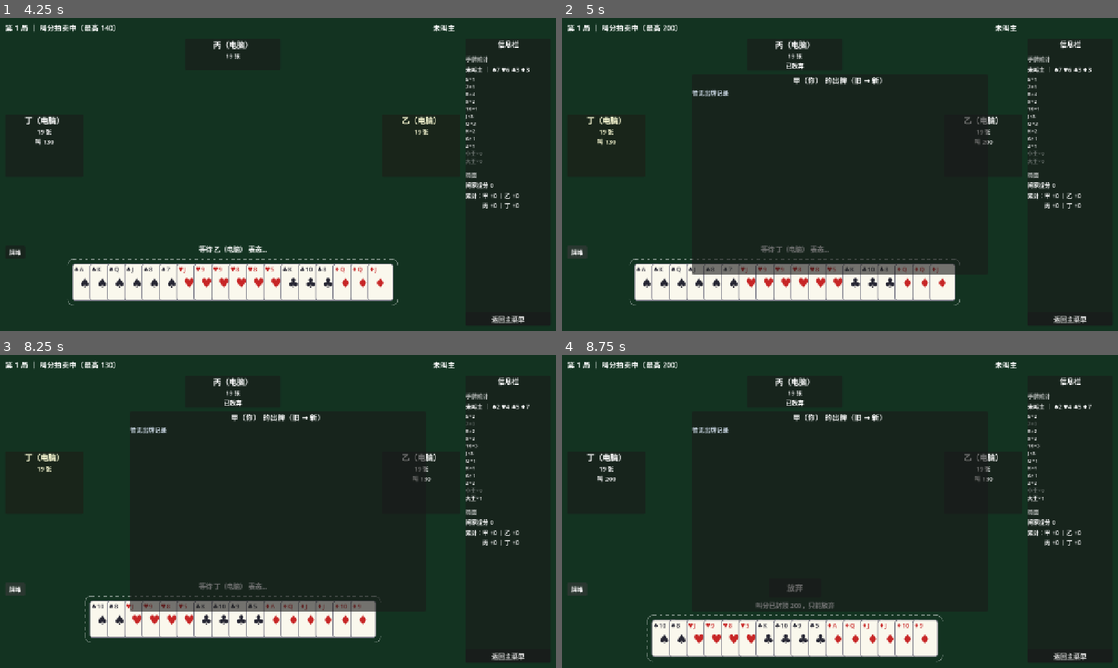
Above: before the commit, frames 1-4 (two rows, left to right).
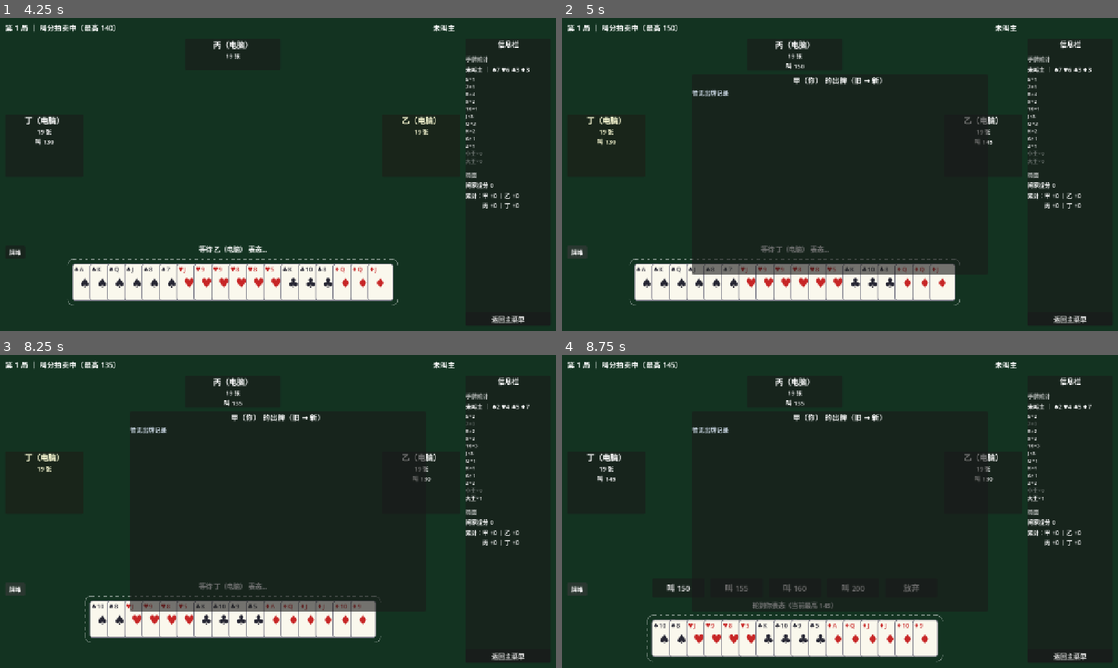
Above: after the commit, the same moments.

Repository: longy1/three-beat-one
Game: Godot game, scene res://scenes/main_menu.tscn
Two runs of this game, one before a commit and one after it. Both use one fixed random seed, a clock stepped at 60 frames per second and the inputs below.
Inputs:
- Up to frame 1 (4.25 s): click "开始对局" at 0.5 s; click "叫 135" at 1.25 s; click "返回主菜单" at 2 s; click "开始对局" at 2.75 s; click "叫 140" at 3.5 s
- Up to frame 2 (5 s): click "牌堆" at 4.25 s
- Up to frame 3 (8.25 s): click "返回主菜单" at 5 s; click "规则引擎自检" at 5.75 s; click "规则引擎自检" at 6.5 s; click "开始对局" at 7.25 s; click "牌堆" at 8 s
- Up to frame 4 (8.75 s): no input

Frame 1 is identical in both runs. In frame 2, less than 0.1% of the frame differs, in the area x 18-78%, y 2-41%; in frame 3, less than 0.1%; in frame 4, 0.5%, in the area x 7-65%, y 2-82%.

Commit message:
ai: 叫分改为概率衰减分布——大概率最小加叫(+5)，分差越大概率越小
- 不再按牌力一步叫到高档位；候选 +5→封顶，权重 = decay^分差格数
- 手牌强度仅调节衰减速度（30→0.45，80→0.70）与意愿上限
- 超意愿上限：大概率放弃，6% 概率小幅咋呼（≤+15 内跟一手）
- 测试：400 次分布断言（+5 > +10 > +160，200 最稀；超上限 ≥85% 放弃）

Diff:
--- a/core/ai_policy.gd
+++ b/core/ai_policy.gd
@@ -14,6 +14,13 @@
 
 
 const BID_PASS := GameEngine.BID_PASS
+
+## AI 共享随机源（叫分咋呼等）；_static_init 中随机化
+static var rng := RandomNumberGenerator.new()
+
+
+static func _static_init() -> void:
+	rng.randomize()
 
 
 ## ============================= 叫分 =============================
@@ -51,25 +58,62 @@
 	return score
 
 
-## 返回意向叫分或 BID_PASS（低于当前最高时放弃；抓牌庄家 130 底叫由引擎托管）
+## 返回意向叫分或 BID_PASS。
+## 策略：大概率只做最小加叫（+5）；叫更高分的概率随分差指数衰减
+## （从 +5 到封顶，分越大概率越小）；手牌强度仅调节衰减速度（强牌更敢叫）
+## 与意愿上限。超过意愿上限时大概率放弃，仅小概率小幅咋呼跟一手。
 static func choose_bid(hand: Array, highest_bid: int) -> int:
 	var strength := hand_strength(hand)
-	var want := 0
+	if strength < 30 or highest_bid >= GameEngine.BID_CAP:
+		return BID_PASS
+	# 意愿上限：强度越高越高
+	var want_cap := 130
 	if strength >= 75:
-		want = 200
+		want_cap = 200
 	elif strength >= 62:
-		want = 180
+		want_cap = 185
 	elif strength >= 52:
-		want = 160
+		want_cap = 165
 	elif strength >= 44:
-		want = 145
+		want_cap = 150
 	elif strength >= 36:
-		want = 130
-	else:
+		want_cap = 135
+	# 已超过意愿上限：大概率放弃，小概率小幅咋呼
+	if highest_bid >= want_cap:
+		if highest_bid + 5 <= GameEngine.BID_CAP \
+				and highest_bid - want_cap <= 15 \
+				and rng.randf() < 0.06:
+			return highest_bid + 5
 		return BID_PASS
-	if want <= highest_bid:
-		return BID_PASS
-	return want
+	# 候选从 +5 到封顶：权重 = decay^分差格数；越过意愿上限的咋呼候选再压低 10 倍
+	var decay := 0.30 + 0.005 * minf(strength, 80.0)  # strength 30→0.45，80→0.70
+	var candidates: Array = []
+	var weights: Array = []
+	var v: int = highest_bid + 5
+	var k := 0
+	while v <= GameEngine.BID_CAP:
+		var w: float = pow(decay, k)
+		if v > want_cap:
+			w *= 0.10
+		candidates.append(v)
+		weights.append(w)
+		v += 5
+		k += 1
+	return _weighted_pick(candidates, weights)
+
+
+## 按权重随机抽取候选
+static func _weighted_pick(candidates: Array, weights: Array) -> int:
+	var total := 0.0
+	for w in weights:
+		total += w
+	var roll := rng.randf() * total
+	var acc := 0.0
+	for i in candidates.size():
+		acc += weights[i]
+		if roll <= acc:
+			return candidates[i]
+	return candidates[candidates.size() - 1]
 
 
 ## ============================= 叫主 =============================
--- a/tests/test_ai_policy.gd
+++ b/tests/test_ai_policy.gd
@@ -12,29 +12,50 @@
 ## ============================= 单项策略 =============================
 
 func test_choose_bid_levels(test) -> void:
-	# 强牌（四王 + 多 2 + A 对）→ 叫满 200
+	AiPolicy.rng.seed = 2026
+	# 强牌（四王 + 多 2 + A 对）
 	var strong: Array = [
 		C(Card.Suit.JOKER, Card.RANK_BIG_JOKER, 0), C(Card.Suit.JOKER, Card.RANK_BIG_JOKER, 1),
 		C(Card.Suit.JOKER, Card.RANK_SMALL_JOKER, 0), C(Card.Suit.JOKER, Card.RANK_SMALL_JOKER, 1),
 		C(Card.Suit.SPADE, Card.RANK_2, 0), C(Card.Suit.SPADE, Card.RANK_2, 1),
 		C(Card.Suit.HEART, Card.RANK_A, 0), C(Card.Suit.HEART, Card.RANK_A, 1),
 		C(Card.Suit.CLUB, Card.RANK_K, 0), C(Card.Suit.CLUB, Card.RANK_K, 1)]
-	test.eq(AiPolicy.choose_bid(strong, 130), 200, "强牌叫 200")
-	# 弱牌 → 放弃
+	# 弱牌（无大牌无对子）→ 完全不参与
 	var weak: Array = [
 		C(Card.Suit.CLUB, Card.RANK_5, 0), C(Card.Suit.CLUB, Card.RANK_7, 0),
 		C(Card.Suit.DIAMOND, Card.RANK_8, 0), C(Card.Suit.DIAMOND, Card.RANK_9, 0),
 		C(Card.Suit.HEART, Card.RANK_7, 0), C(Card.Suit.HEART, Card.RANK_8, 0),
 		C(Card.Suit.SPADE, Card.RANK_5, 0), C(Card.Suit.SPADE, Card.RANK_7, 0)]
 	test.eq(AiPolicy.choose_bid(weak, 130), GameEngine.BID_PASS, "弱牌放弃")
-	# 中等牌意向 145，但当前最高 160 → 放弃
+	# 中等牌（大王 + A 对 + K 对）
 	var medium: Array = [
 		C(Card.Suit.JOKER, Card.RANK_BIG_JOKER, 0), C(Card.Suit.SPADE, Card.RANK_A, 0),
 		C(Card.Suit.SPADE, Card.RANK_A, 1), C(Card.Suit.HEART, Card.RANK_K, 0), C(Card.Suit.HEART, Card.RANK_K, 1),
 		C(Card.Suit.CLUB, Card.RANK_Q, 0), C(Card.Suit.DIAMOND, Card.RANK_2, 0),
 		C(Card.Suit.SPADE, Card.RANK_7, 0), C(Card.Suit.SPADE, Card.RANK_8, 0)]
-	test.eq(AiPolicy.choose_bid(medium, 160), GameEngine.BID_PASS, "低于当前最高放弃")
-	test.check(AiPolicy.choose_bid(medium, 130) > 130, "可加叫则加叫")
+
+	# 强牌 ×400 次：从不放弃、值域合法、大概率只 +5、概率随分差单调递减
+	var counts := {}
+	var pass_count := 0
+	var runs := 400
+	for i in runs:
+		var v: int = AiPolicy.choose_bid(strong, 130)
+		if v == GameEngine.BID_PASS:
+			pass_count += 1
+			continue
+		counts[v] = int(counts.get(v, 0)) + 1
+		test.check(v > 130 and v <= 200 and v % 5 == 0, "强牌叫分合法 %d" % v)
+	test.eq(pass_count, 0, "强牌（最高 130 低于意愿上限）从不放弃")
+	test.check(int(counts.get(135, 0)) > int(counts.get(140, 0)), "+5 概率大于 +10（大概率只加 5）")
+	test.check(int(counts.get(140, 0)) > int(counts.get(160, 0)), "分差越大概率越小")
+	test.check(int(counts.get(200, 0)) < int(counts.get(135, 0)), "顶格 200 概率最小")
+	# 中等牌：恰好只差一档（160→165）时加一档；已超意愿上限时大概率放弃
+	test.eq(AiPolicy.choose_bid(medium, 160), 165, "只差一档时加一档")
+	var medium_pass := 0
+	for i in runs:
+		if AiPolicy.choose_bid(medium, 170) == GameEngine.BID_PASS:
+			medium_pass += 1
+	test.check(medium_pass > runs * 85 / 100, "超意愿上限时大概率放弃（%d/%d）" % [medium_pass, runs])
 
 
 func test_choose_trump_prefers_long_suit(test) -> void:
